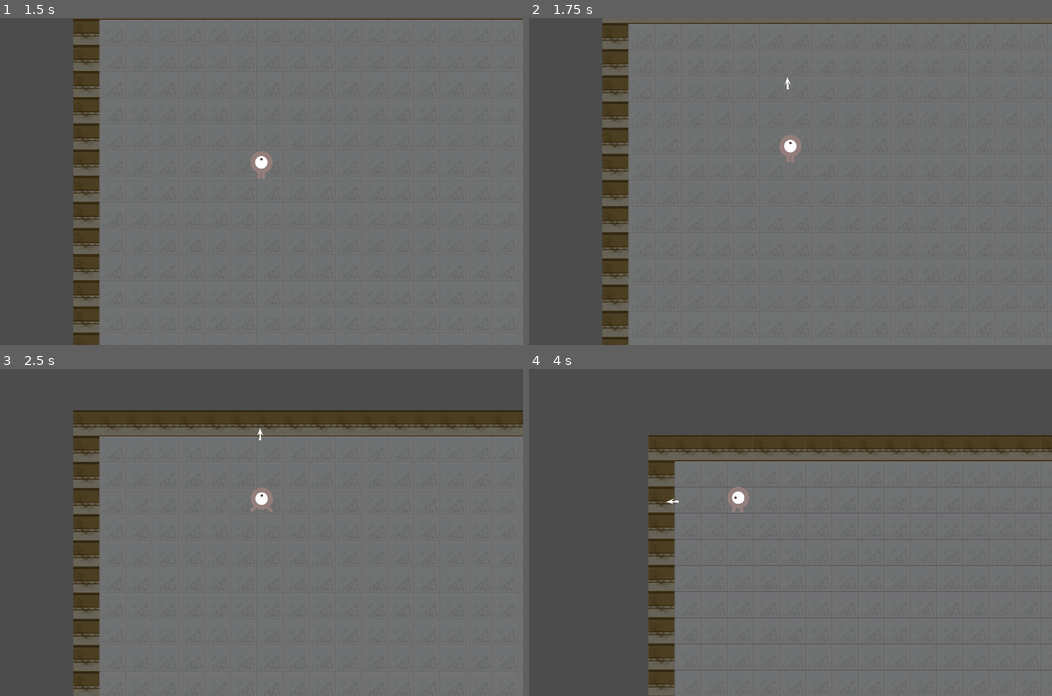
Above: before the commit, frames 1-4 (two rows, left to right).
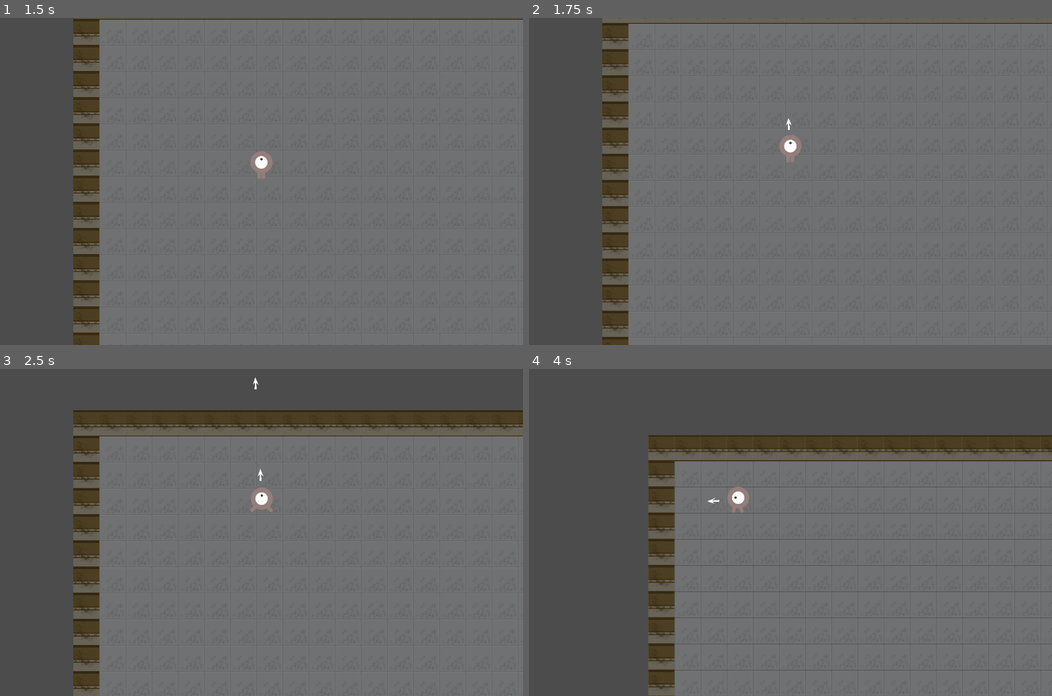
Above: after the commit, the same moments.

Repository: rainbyte/the-real-home
Game: Godot game, scene res://scenes/Main.tscn
Same seed, same stepped clock (60 frames per second), same inputs: the game is played once before the commit and once after it.
Inputs:
- Up to frame 1 (1.5 s): click "Start" at 0.5 s; tap Enter at 1.25 s; hold Up (ui_up) from 1.28 s (still down)
- Up to frame 2 (1.75 s): keep holding Up (ui_up); tap Space (ui_select) at 1.52 s
- Up to frame 3 (2.5 s): keep holding Up (ui_up); tap Space (ui_select) at 2.27 s
- Up to frame 4 (4 s): release Up (ui_up) at 2.78 s; hold Left (ui_left) from 2.78 s (still down); tap Space (ui_select) at 3.77 s

Frame 1 is identical in both runs. In frame 2, less than 0.1% of the frame differs, in the area x 48-51%, y 18-35%; in frame 3, less than 0.1%, in the area x 48-51%, y 2-35%; in frame 4, less than 0.1%.

Commit message:
Implement mob movement while aim. Adjust fire rate

Diff:
--- a/scenes/Bullet.gd
+++ b/scenes/Bullet.gd
@@ -1,6 +1,6 @@
 extends Area2D
 
-var speed = 1000
+var speed = 500
 var velocity = Vector2()
 
 func start(pos, dir):
--- a/scenes/Mob.gd
+++ b/scenes/Mob.gd
@@ -1,4 +1,6 @@
 extends KinematicBody2D
+
+const MOVE_SPEED = 100
 
 var mob_types = ["walk", "swim", "fly"]
 export (int) var detect_radius
@@ -22,9 +24,9 @@
 func _physics_process(delta):
 	update()
 	if target:
-		aim()
+		aim(delta)
 
-func aim():
+func aim(delta):
 	hit_pos = []
 	var space_state = get_world_2d().direct_space_state
 	var target_extents = target.get_node('CollisionShape2D').shape.extents - Vector2(5, 5)
@@ -38,9 +40,14 @@
 		if result:
 			hit_pos.append(result.position)
 			if result.collider.name == "Player":
-				print("fooooo")
 				$AnimatedSprite.self_modulate.r = 1.0
 				rotation = (target.position - position).angle()
+
+				var vec_to_player = target.global_position - global_position
+				vec_to_player = vec_to_player.normalized()
+				global_rotation = atan2(vec_to_player.y, vec_to_player.x)
+				move_and_collide(vec_to_player * MOVE_SPEED * delta)
+
 				if can_shoot:
 					shoot(pos)
 				break
@@ -76,3 +83,7 @@
 
 func _on_ShootTimer_timeout():
 	can_shoot = true
+
+
+func kill():
+	queue_free()
--- a/scenes/Mob.tscn
+++ b/scenes/Mob.tscn
@@ -43,7 +43,7 @@
 script = ExtResource( 1 )
 _sections_unfolded = [ "Collision" ]
 detect_radius = 250
-fire_rate = 0.2
+fire_rate = 0.6
 Bullet = ExtResource( 2 )
 
 [node name="AnimatedSprite" type="AnimatedSprite" parent="." index="0"]
